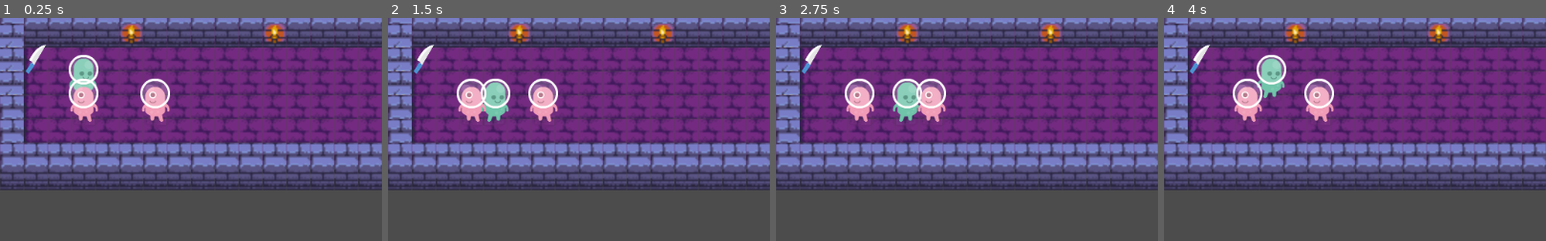
Above: before the commit, frames 1-4 (left to right).
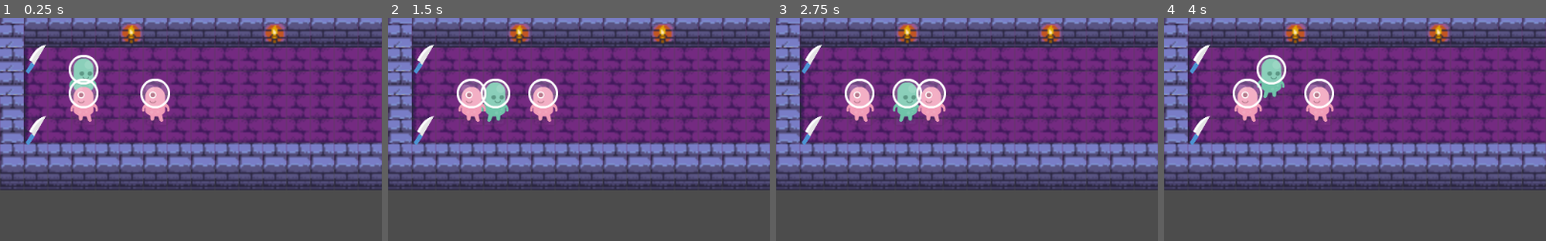
Above: after the commit, the same moments.

Repository: Shoes01/souls-1
Game: Godot game, scene res://Main.tscn
Two runs of this game, one before a commit and one after it. Both use one fixed random seed, a clock stepped at 60 frames per second and the inputs below.
Inputs:
- Up to frame 1 (0.25 s): no input
- Up to frame 2 (1.5 s): tap Enter (ui_accept) at 0.5, 0.77, 1.25 s; hold Right (ui_right) 0.53-1.28 s; hold G (custom_item_pickup) 0.53-1.28 s; hold Down (ui_down) from 1.28 s (still down); tap G (custom_item_pickup) at 1.35 s
- Up to frame 3 (2.75 s): tap Enter (ui_accept) at 1.52, 2 s; release Down (ui_down) at 2.03 s; hold Right (ui_right) from 2.03 s (still down); hold G (custom_item_pickup) from 2.03 s (still down)
- Up to frame 4 (4 s): tap Enter (ui_accept) at 2.75, 3.02, 3.5, 3.77 s; release Right (ui_right) at 2.78 s; release G (custom_item_pickup) at 2.78 s; hold Up (ui_up) 2.78-3.53 s; tap G (custom_item_pickup) at 2.85 s; hold Left (ui_left) from 3.53 s (still down); hold G (custom_item_pickup) from 3.53 s (still down)
The pictures show only the part of the screen within x 0-50%, y 4-54%; the shares and areas given below are measured in that part.

The runs differ from the first frame. In frame 1, 0.2% of the frame differs, in the area x 6-12%, y 43-57%; in frame 2, 0.2%; in frame 3, 0.2%; in frame 4, 0.2%.

Commit message:
Improved equip logic
No longer explicitly tracking what is equipped where.

Diff:
--- a/board/Gameboard.gd
+++ b/board/Gameboard.gd
@@ -30,6 +30,9 @@
 	var knife: Entity = load("res://entity/entities/Knife.tscn").instance()
 	add_child(knife)
 	knife.position = grid.calculate_map_position(Vector2(1, 2))
+	var knife2: Entity = load("res://entity/entities/Knife.tscn").instance()
+	add_child(knife2)
+	knife2.position = grid.calculate_map_position(Vector2(1, 5))
 
 
 func _unhandled_input(event: InputEvent) -> void:
--- a/components/InventoryComponent.gd
+++ b/components/InventoryComponent.gd
@@ -3,14 +3,9 @@
 
 
 var contents: Array = [] setget set_contents, get_contents
-var equipped : Dictionary
 
 
 func _ready() -> void:
-	equipped["MAIN"] = null
-	equipped["OFF"] = null
-	equipped["HEAD"] = null
-	equipped["BODY"] = null
 	get_parent().add_to_group("inventory")
 
 
@@ -39,13 +34,28 @@
 
 
 func equip_item(item: Entity) -> void:
-	var toggle: bool = item.get_component("ItemComponent").get_equipped()
+	var item_component: Node = item.get_component("ItemComponent")
+	var toggle: bool = item_component.get_equipped()
 	item.get_component("ItemComponent").set_equipped(!toggle)
+
+	# Unequip any other item that occupies the same slot.
+	for stored_item in contents:
+		if stored_item._id == item._id: continue
+
+		var stored_item_component: Node = stored_item.get_component("ItemComponent")
+
+		if (stored_item_component.get_equipped() == true
+		and stored_item_component.get_slot() == item_component.get_slot()):
+			stored_item_component.set_equipped(false)
 
 
 func unequip_item(item: Entity) -> void:
 	item.get_component("ItemComponent").set_equipped(false)
 
 
+func get_stat_bonus(stat: String) -> int:
+	return 0
+
+
 func get_class() -> String:
 	return "InventoryComponent"
